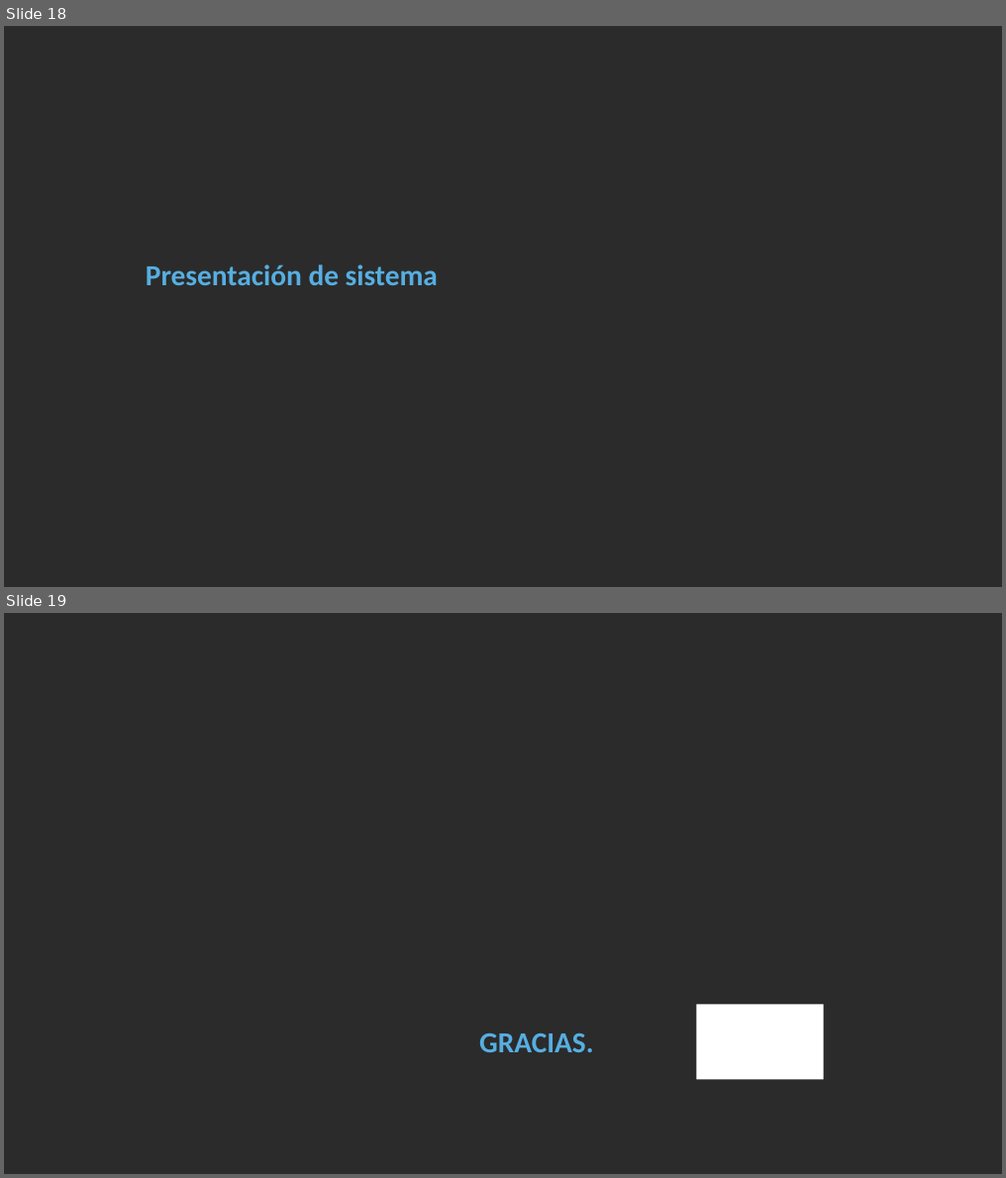
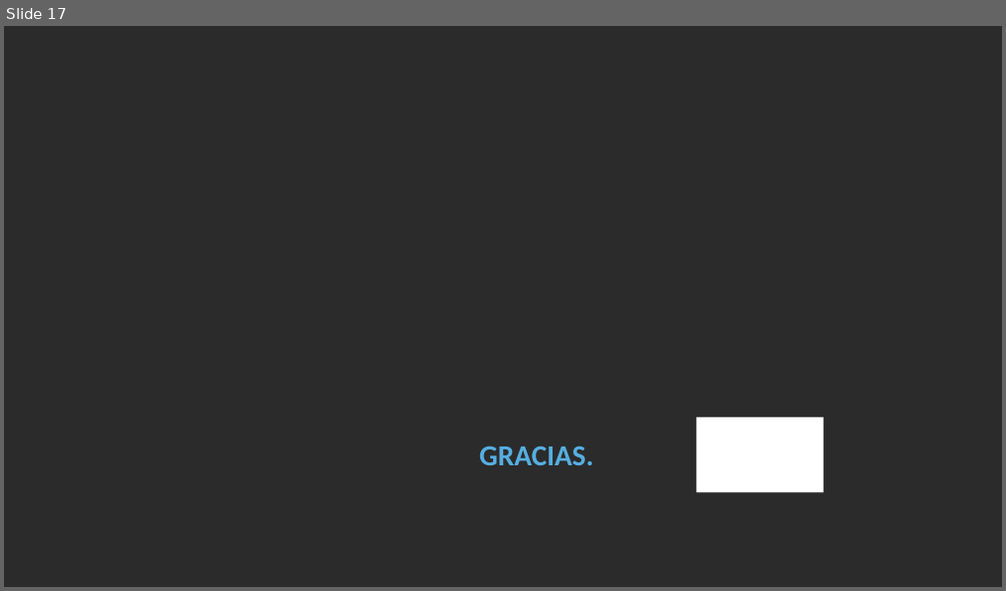
Before and after one commit to Djespinosa/TifStore, a slide deck: src/assets/Documentación/TIF_Store_presentación.pptx. Shown one above the other, each under a label of ours: slides 18 and 19 before the commit, slide 17 after it. The pictures are 1006x1178 and 1006x591 pixels, drawn with LibreOffice and Linux fonts; fonts in the diff are those of the drawing; background and template pictures are left out; a plain dark background stands for a picture behind light text. Boxes give left, top, right and bottom in pixels: in the first picture for what was removed or moved away, otherwise in the second. Text is boxed around its words. In the diff, an @@ line names an element or a change of style, - is before the commit and + after.

```diff
--- a/src/assets/Documentación/TIF_Store_presentación.pptx
+++ b/src/assets/Documentación/TIF_Store_presentación.pptx
@@ slide 18 removed at (4,26,1002,587), background picture (left out) @@
@@ text removed at (146,265,438,285) @@
-Presentación de sistema
@@ what was slide 19 is now slide 17 @@
```
Also in this commit, not shown: 6 slides changed, 3 slides added, 4 other slides removed, 26 other files.
